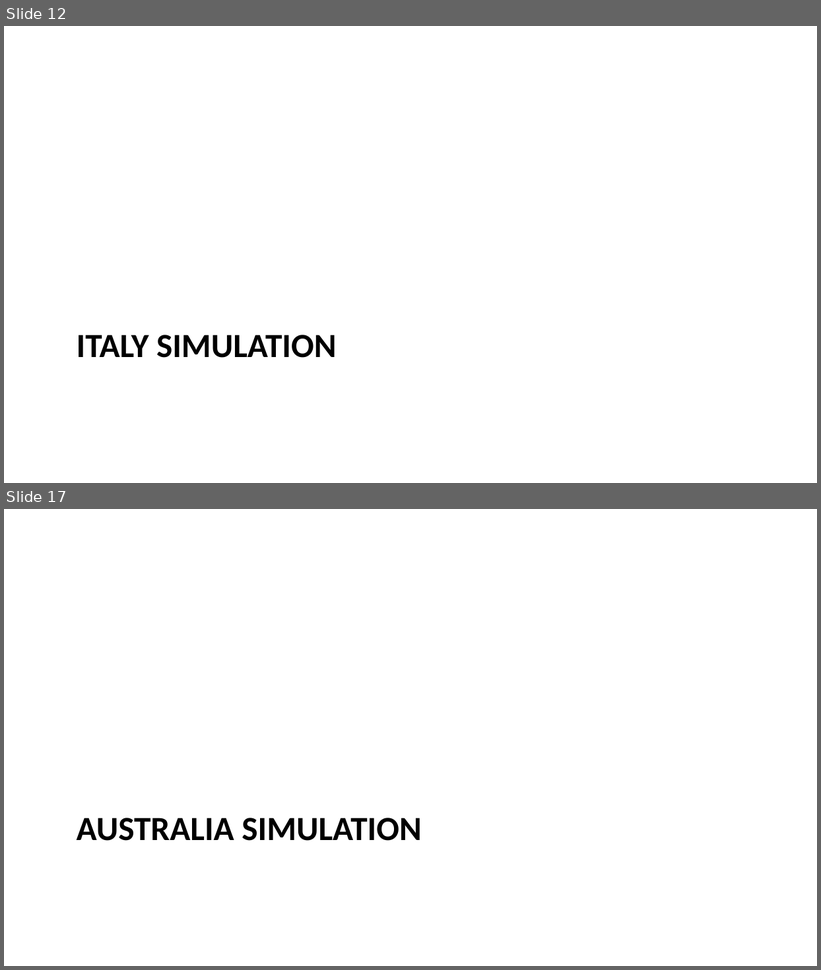
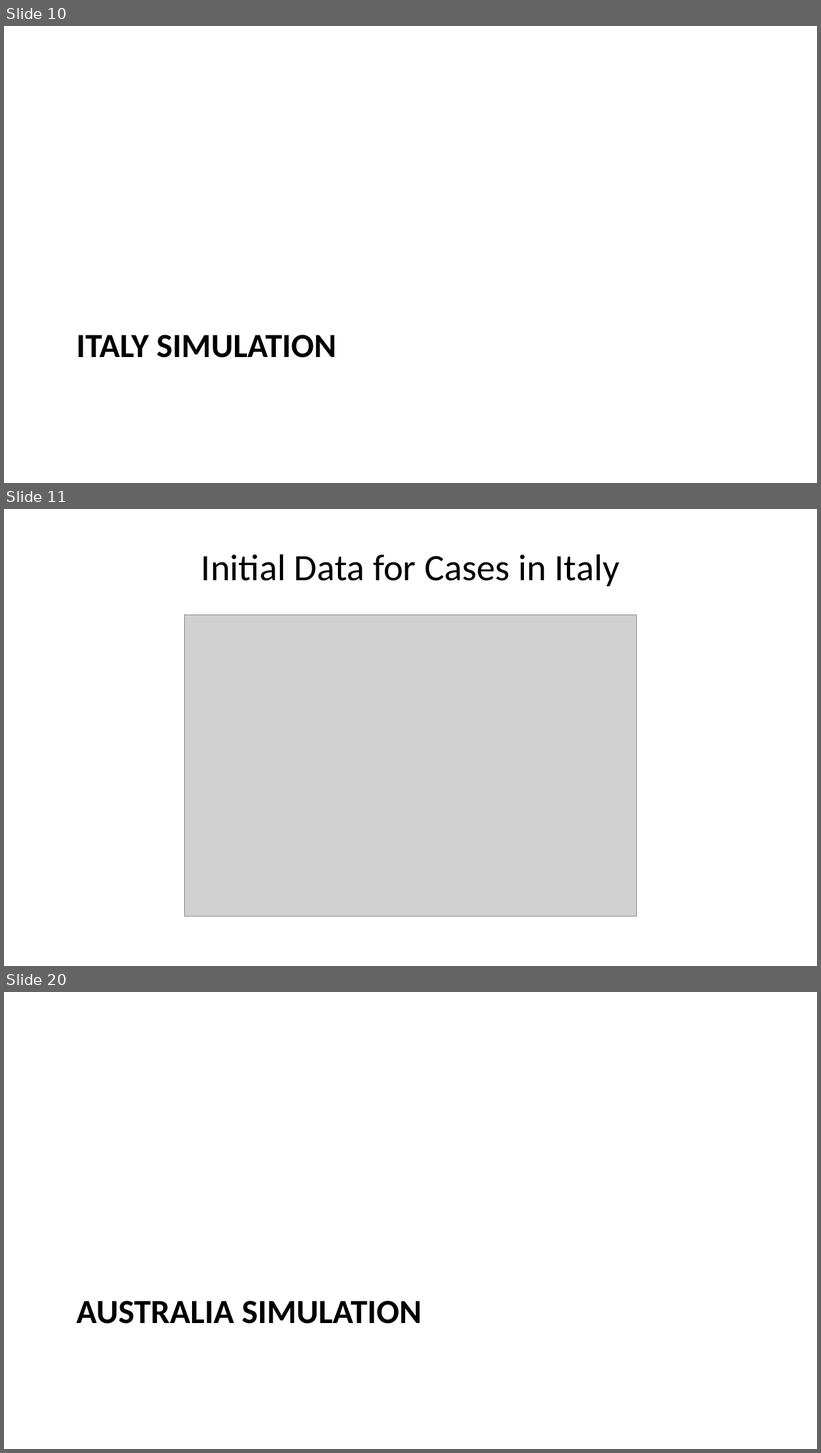
Before and after one commit to austinlackey/covid-simulations, a slide deck: main.pptx. Shown one above the other, each under a label of ours: slides 12 and 17 before the commit, slides 10, 11 and 20 after it; the slides between them are not shown. The pictures are 821x970 and 821x1453 pixels, drawn with LibreOffice and Linux fonts; fonts in the diff are those of the drawing; grey boxes stand for pictures. Boxes give left, top, right and bottom in pixels: in the first picture for what was removed or moved away, otherwise in the second. Text is boxed around its words. In the diff, an @@ line names an element or a change of style, - is before the commit and + after.

```diff
--- a/main.pptx
+++ b/main.pptx
@@ slide 11 added at (4,509,817,966), background #FFFFFF @@
@@ title added at (201,554,620,586), 33 pt, text #000000 @@
+Initial Data for Cases in Italy
@@ picture added at (185,615,636,917) @@
@@ what was slide 12 is now slide 10 @@
@@ what was slide 17 is now slide 20 @@
```
Also in this commit, not shown: 7 slides changed, 11 other slides added, 1 slide removed, 2 other files.
